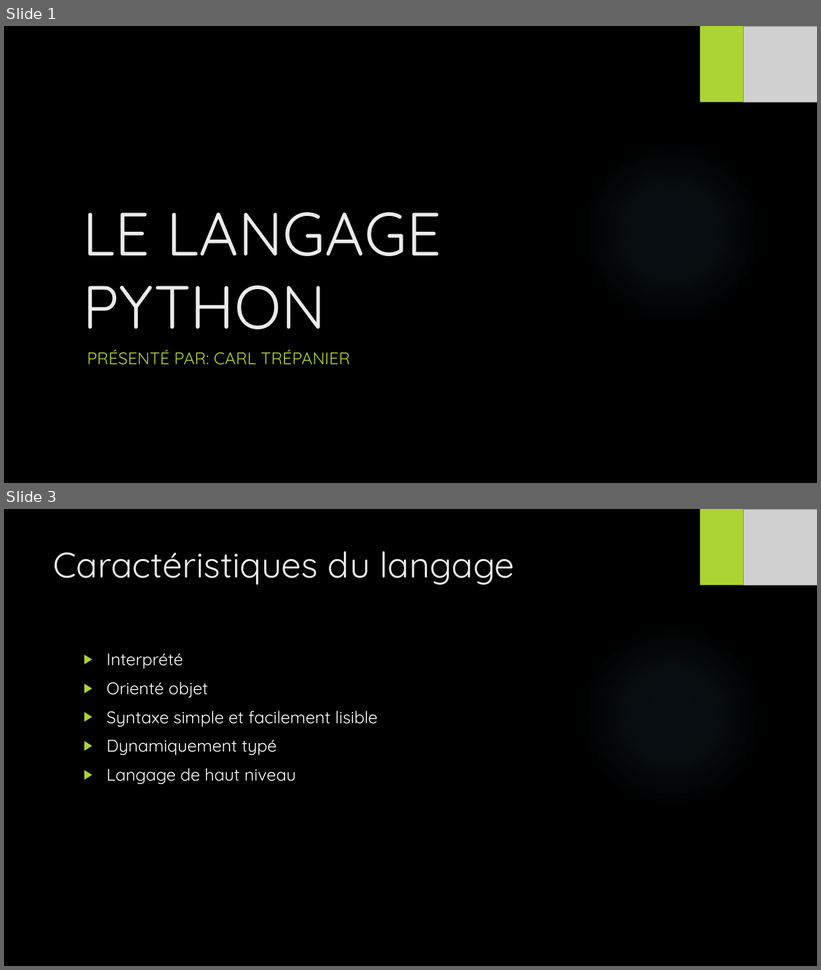
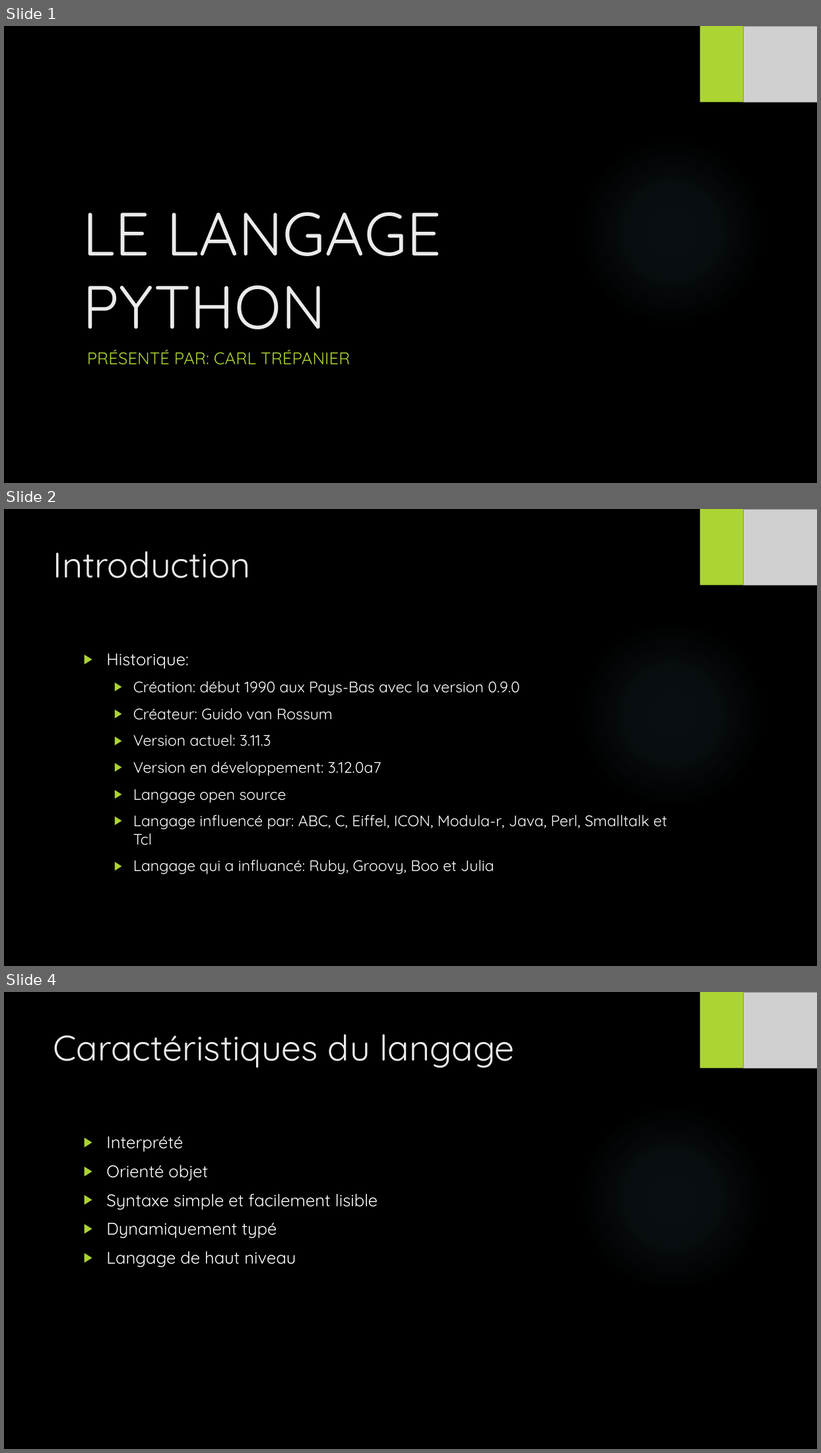
Before and after one commit to At0micTurtle/App_Bourse, a slide deck: Présentation Python.pptx. Shown one above the other, each under a label of ours: slides 1 and 3 before the commit, slides 1, 2 and 4 after it; the slides between them are not shown. The pictures are 821x970 and 821x1453 pixels, drawn with LibreOffice and Linux fonts; fonts in the diff are those of the drawing; grey boxes stand for pictures; background and template pictures are left out. Boxes give left, top, right and bottom in pixels: in the first picture for what was removed or moved away, otherwise in the second. Text is boxed around its words. In the diff, an @@ line names an element or a change of style, - is before the commit and + after.

```diff
--- a/Présentation Python.pptx
+++ b/Présentation Python.pptx
@@ slide 2 added at (4, 509, 817, 966), background picture (left out); not listed: 2 template elements that a slide beside it also shows @@
@@ picture added at (743, 509, 817, 586) @@
@@ title added at (54, 551, 251, 578), 42 pt, text #EBEBEB @@
+Introduction
@@ text added at (106, 654, 667, 875), 18 pt, text #FFFFFF @@
+▶ Historique:
+  ▶ Création: début 1990 aux Pays-Bas avec la version 0.9.0
+  ▶ Créateur: Guido van Rossum
+  ▶ Version actuel: 3.11.3
+  ▶ Version en développement: 3.12.0a7
+  ▶ Langage open source
+  ▶ Langage influencé par: ABC, C, Eiffel, ICON, Modula-r, Java, Perl, Smalltalk et Tcl
+  ▶ Langage qui a influancé: Ruby, Groovy, Boo et Julia
@@ what was slide 3 is now slide 4 @@
```
Also in this commit, not shown: 3 slides changed, 2 other slides added, 5 slides removed.
